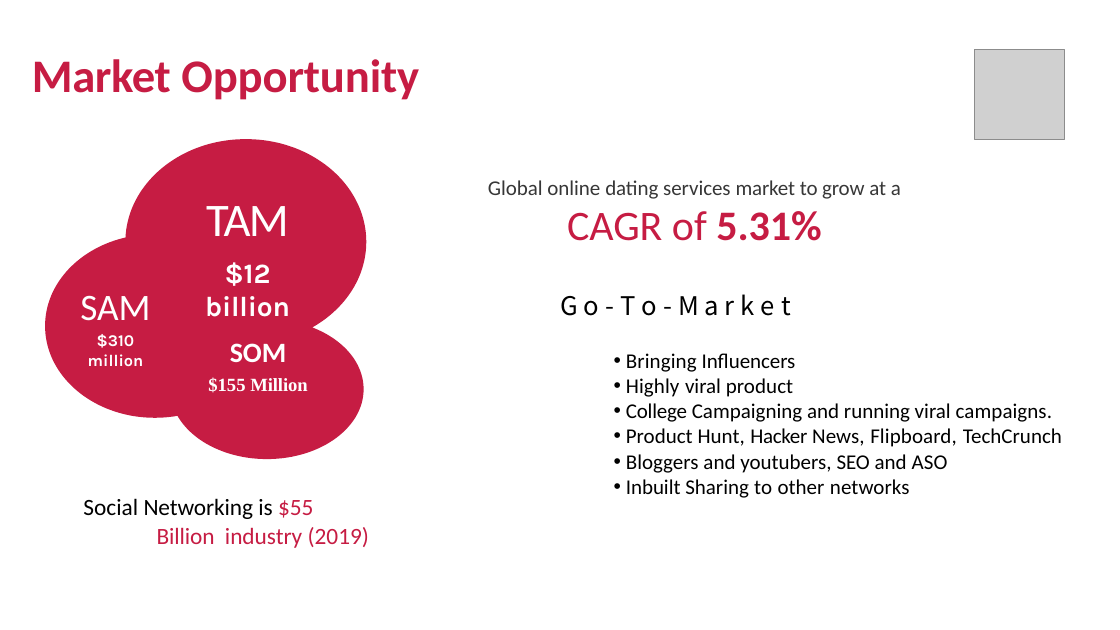
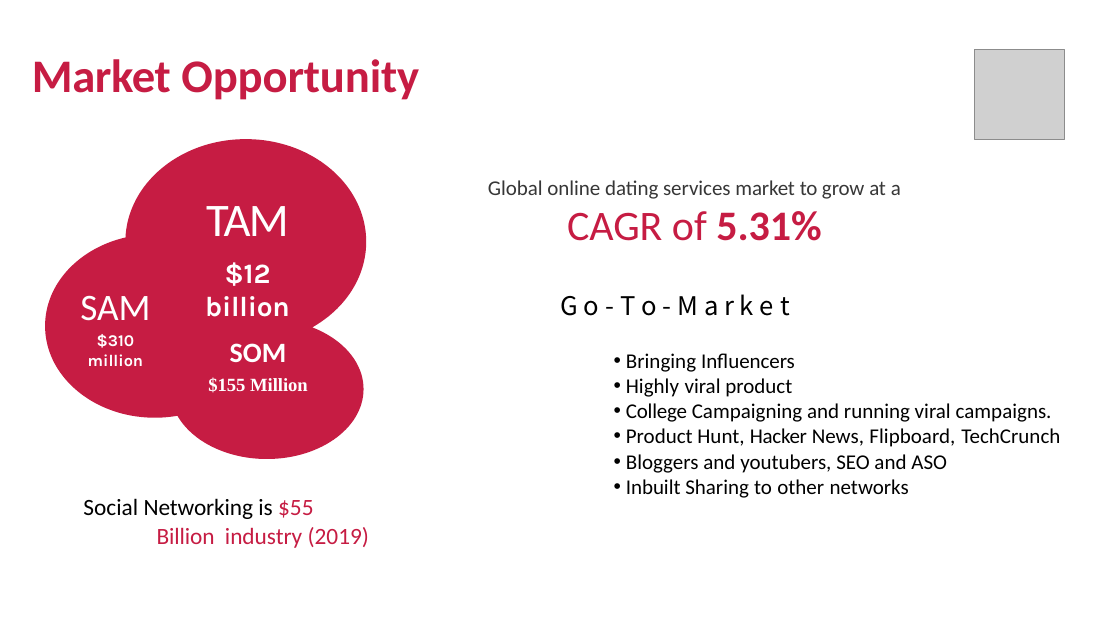
Before and after one commit to munavvard2/pptEditor, a slide deck: slide 8 of BeYu Pitch Deck.pptx. Drawn at 1120x630 pixels with LibreOffice and Linux fonts; fonts in the diff are those of the drawing; grey boxes stand for pictures. Boxes give left, top, right and bottom in pixels: in the first picture for what was removed or moved away, otherwise in the second. Text is boxed around its words. In the diff, an @@ line names an element or a change of style, - is before the commit and + after.

```diff
--- a/BeYu Pitch Deck.pptx
+++ b/BeYu Pitch Deck.pptx
@@ freeform shape at (45, 139, 366, 460): outline redrawn @@
@@ text "Bringing Influencers" at (626, 353, 1060, 498): letter spacing 0.1 to 0 pt in "Bringing", "Highly product", "campaigns.", "Hunt, News, Flipboard," and 2 more places @@
```
Also in this commit, not shown: 9 other slides changed, 6 other files.
